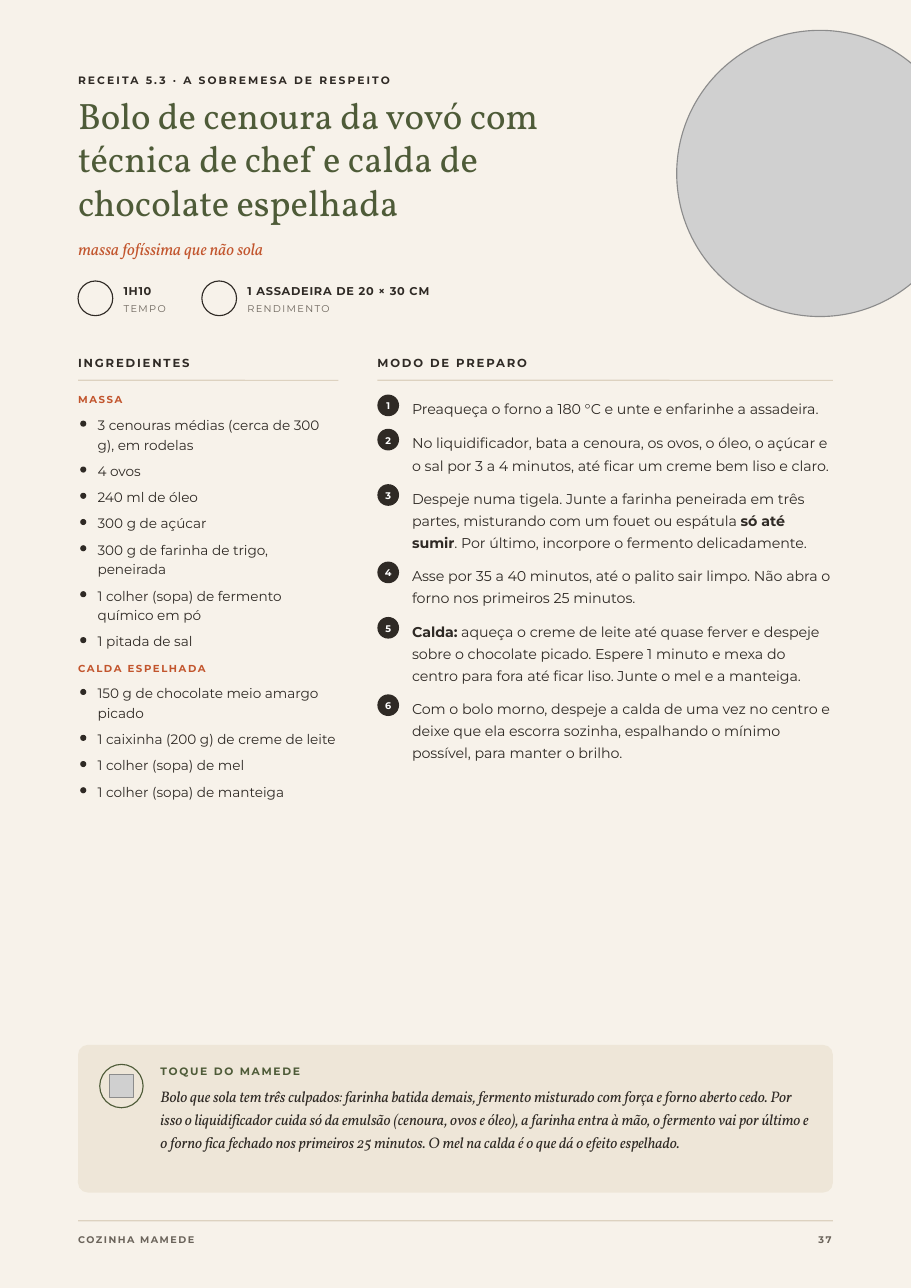
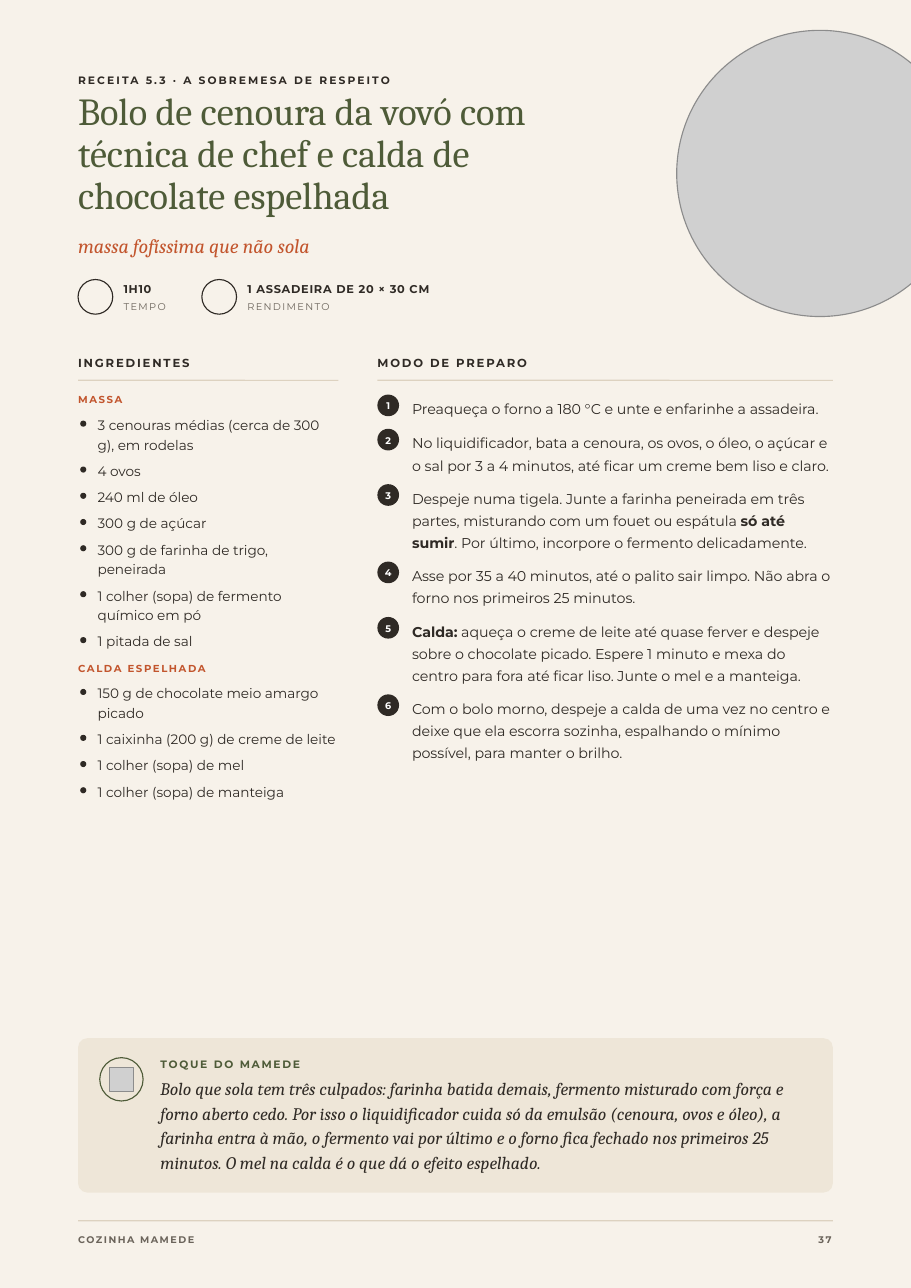
Before and after one commit to monelleayabamensah-hub/ebook-receitas, a slide deck: slide 37 of versoes/VERSAO COM FOTOGRAFIAS/Cozinha-Mamede-Canva.pptx. Drawn at 911x1288 pixels with LibreOffice and Linux fonts; fonts in the diff are those of the drawing; grey boxes stand for pictures; background and template pictures are left out. Boxes give left, top, right and bottom in pixels: in the first picture for what was removed or moved away, otherwise in the second. Text is boxed around its words. In the diff, an @@ line names an element or a change of style, - is before the commit and + after.

```diff
--- a/versoes/VERSAO COM FOTOGRAFIAS/Cozinha-Mamede-Canva.pptx
+++ b/versoes/VERSAO COM FOTOGRAFIAS/Cozinha-Mamede-Canva.pptx
@@ text "Bolo de cenoura da vovó ..." at <box>78,98,526,217</box>: size 24 to 25 pt, font Vollkorn to Cambria; line spacing 28.3pt to 27.5pt @@
@@ text "massa fofíssima que não sola" at <box>78,239,310,258</box>: size 11 to 13 pt, font Vollkorn to Cambria; line spacing 15.4pt to 16.9pt @@
@@ rounded rectangle: place and size @@
-rounded rectangle at <box>78,1045,833,1193</box>
+rounded rectangle at <box>78,1038,833,1192</box>
@@ rounded rectangle at <box>78,1038,833,1192</box>: proportions changed @@
@@ 1 picture, 1 text, 1 rounded rectangle: place and size @@
-1 picture, 1 text, 1 rounded rectangle at <box>100,1064,300,1107</box>
+1 picture, 1 text, 1 rounded rectangle at <box>100,1058,300,1100</box>
@@ text "Bolo que sola tem três ...": place and size @@
-text "Bolo que sola tem três ..." at <box>160,1091,809,1152</box>
+text "Bolo que sola tem três ..." at <box>160,1082,784,1173</box>
@@ text "Bolo que sola tem três ..." at <box>160,1082,784,1173</box>: size 10 to 11.5 pt, font Vollkorn to Cambria; line spacing 15pt to 16.1pt @@
```
Also in this commit, not shown: 40 other slides changed, 19 other files.
